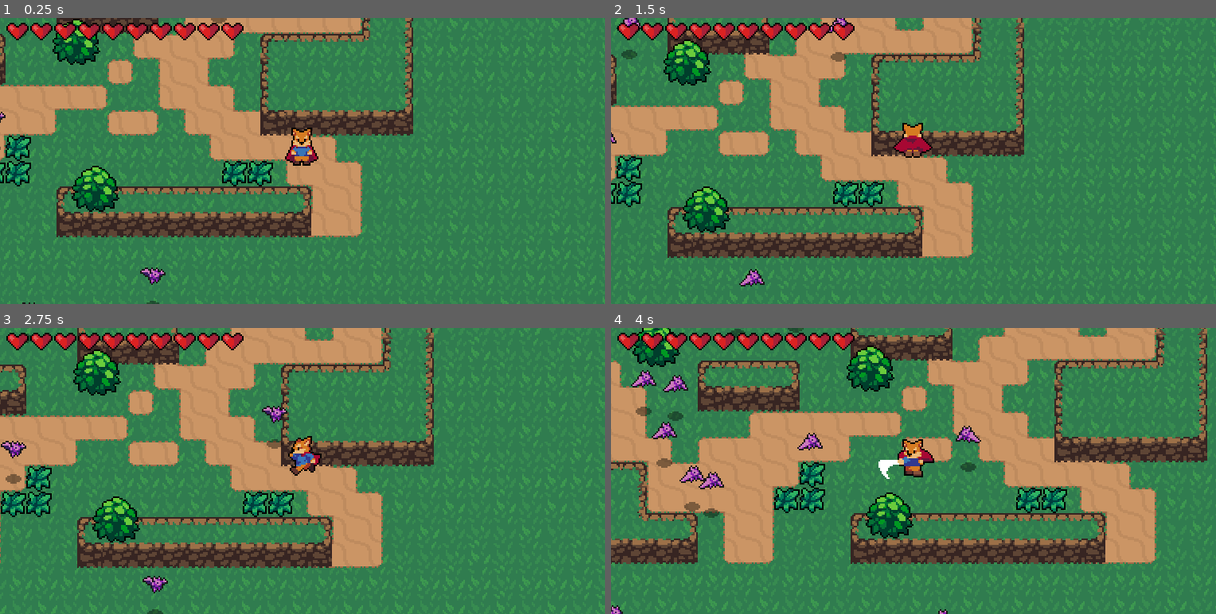
Above: before the commit, frames 1-4 (two rows, left to right).
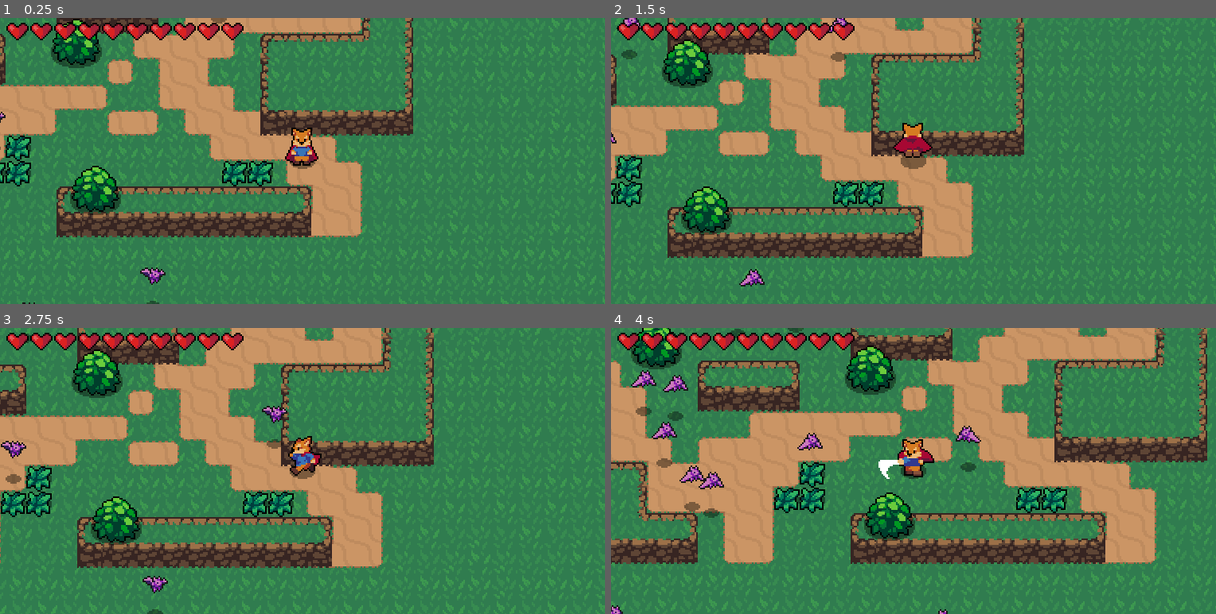
Above: after the commit, the same moments.

Repository: OlexYakov/godot_tutorial
Game: Godot game, scene res://World.tscn
The game is run twice, just before and just after one commit, with the same random seed, the same clock (stepped at 60 frames per second) and the same inputs.
Inputs:
- Up to frame 1 (0.25 s): no input
- Up to frame 2 (1.5 s): hold W (ui_up) from 0.53 s (still down); tap J (attack) at 0.6 s; tap Space (roll) at 1.35 s
- Up to frame 3 (2.75 s): release W (ui_up) at 2.03 s; hold A (ui_left) from 2.03 s (still down); tap J (attack) at 2.1 s
- Up to frame 4 (4 s): tap Space (roll) at 2.85 s; release A (ui_left) at 3.53 s; hold S (ui_down) from 3.53 s (still down); tap J (attack) at 3.6 s

The runs differ from the first frame. In frame 1, 0.5% of the frame differs, in the area x 0-53%, y 9-69%; in frame 2, 0.5%; in frame 3, 0.5%; in frame 4, 0.6%, in the area x 3-76%, y 6-75%.

Commit message:
white shader and iframe blink on player

Diff:
--- a/Hurtboxes + Hitboxes/Hurtbox.gd
+++ b/Hurtboxes + Hitboxes/Hurtbox.gd
@@ -21,6 +21,8 @@
 	get_tree().current_scene.add_child(e)
 
 signal damage_taken
+signal invencibility_started
+signal invencibility_ended
 
 func _on_Hurtbox_area_entered(area):
 	if invincible : return
@@ -29,9 +31,11 @@
 		create_hurt_effect()
 	if iframeTime > 0 :
 		invincible = true
+		emit_signal("invencibility_started")
 		set_deferred("monitoring",false)
 		iframeTimer.start(iframeTime)
 
 func _on_IFrameTimer_timeout():
 	monitoring = true
 	invincible = false
+	emit_signal("invencibility_ended")
--- a/Player/Player.gd
+++ b/Player/Player.gd
@@ -14,6 +14,7 @@
 var roll_dir := Vector2.DOWN
 onready var animationTree = $AnimationTree
 onready var animationState = $AnimationTree.get("parameters/playback")
+onready var IFrameAnimationPlayer = $IFrameAnimation
 onready var swordDirection = $HitboxPivot/SwordHitbox
 onready var hurtbox = $Hurtbox
 onready var stats = PlayerStats
@@ -28,6 +29,8 @@
 	swordDirection.hit_direction = Vector2.LEFT
 	stats.connect("health_depleted",self,"_on_health_depleted")
 	hurtbox.connect("damage_taken",self,"damage_taken_handler")
+	hurtbox.connect("invencibility_started",self,"play_flash_animation")
+	hurtbox.connect("invencibility_ended",self,"stop_flash_animation")
 	cameraRemoteTransform.remote_path = get_node(camera_node_path).get_path()
 
 func _process(_delta):
@@ -92,3 +95,8 @@
 
 func damage_taken_handler(damage):
 	PlayerStats.health -= damage
+
+func play_flash_animation():
+	IFrameAnimationPlayer.play("Start")
+func stop_flash_animation():
+	IFrameAnimationPlayer.play("End")
--- a/Player/Player.tscn
+++ b/Player/Player.tscn
@@ -1,10 +1,16 @@
-[gd_scene load_steps=54 format=2]
+[gd_scene load_steps=59 format=2]
 
 [ext_resource path="res://Player/Player.png" type="Texture" id=1]
 [ext_resource path="res://Player/Player.gd" type="Script" id=2]
 [ext_resource path="res://Hurtboxes + Hitboxes/Hitbox.tscn" type="PackedScene" id=3]
 [ext_resource path="res://Player/SwordHitbox.gd" type="Script" id=4]
 [ext_resource path="res://Hurtboxes + Hitboxes/Hurtbox.tscn" type="PackedScene" id=5]
+[ext_resource path="res://Shadows/MediumShadow.png" type="Texture" id=6]
+[ext_resource path="res://White.shader" type="Shader" id=7]
+
+[sub_resource type="ShaderMaterial" id=50]
+shader = ExtResource( 7 )
+shader_param/active = false
 
 [sub_resource type="CapsuleShape2D" id=1]
 radius = 3.1516
@@ -610,6 +616,39 @@
 radius = 4.0
 height = 8.0
 
+[sub_resource type="Animation" id=52]
+resource_name = "End"
+length = 0.1
+tracks/0/type = "value"
+tracks/0/path = NodePath("Sprite:material:shader_param/active")
+tracks/0/interp = 1
+tracks/0/loop_wrap = true
+tracks/0/imported = false
+tracks/0/enabled = true
+tracks/0/keys = {
+"times": PoolRealArray( 0 ),
+"transitions": PoolRealArray( 1 ),
+"update": 1,
+"values": [ false ]
+}
+
+[sub_resource type="Animation" id=51]
+resource_name = "Start"
+length = 0.4
+loop = true
+tracks/0/type = "value"
+tracks/0/path = NodePath("Sprite:material:shader_param/active")
+tracks/0/interp = 1
+tracks/0/loop_wrap = true
+tracks/0/imported = false
+tracks/0/enabled = true
+tracks/0/keys = {
+"times": PoolRealArray( 0, 0.2 ),
+"transitions": PoolRealArray( 1, 1 ),
+"update": 1,
+"values": [ true, false ]
+}
+
 [node name="KinematicBody2D" type="KinematicBody2D"]
 collision_layer = 2
 collision_mask = 257
@@ -621,7 +660,11 @@
 
 [node name="RemoteTransform2D" type="RemoteTransform2D" parent="."]
 
+[node name="Shadow" type="Sprite" parent="."]
+texture = ExtResource( 6 )
+
 [node name="Sprite" type="Sprite" parent="."]
+material = SubResource( 50 )
 position = Vector2( 0, -10 )
 texture = ExtResource( 1 )
 hframes = 60
@@ -685,6 +728,11 @@
 [node name="CollisionShape2D" parent="Hurtbox" index="0"]
 shape = SubResource( 48 )
 
+[node name="IFrameAnimation" type="AnimationPlayer" parent="."]
+autoplay = "End"
+anims/End = SubResource( 52 )
+anims/Start = SubResource( 51 )
+
 [editable path="HitboxPivot/SwordHitbox"]
 
 [editable path="Hurtbox"]
--- /dev/null
+++ b/White.shader
@@ -0,0 +1,9 @@
+shader_type canvas_item;
+uniform bool active = false;
+
+void fragment(){
+	vec4 color = texture(TEXTURE,UV);
+	if (active)
+		color.rgb = vec3(1,1,1);
+	COLOR =  color;
+}
--- a/World.tscn
+++ b/World.tscn
@@ -622,6 +622,7 @@
 
 [node name="AnimatedSprite" parent="Entities/YSort/BatBoss" index="0"]
 position = Vector2( 1.90735e-06, -8.26023 )
+frame = 4
 
 [node name="Hurtbox" parent="Entities/YSort/BatBoss" index="3"]
 position = Vector2( 0, 1.5102 )
--- a/World/Bush.tscn
+++ b/World/Bush.tscn
@@ -1,6 +1,7 @@
-[gd_scene load_steps=10 format=2]
+[gd_scene load_steps=11 format=2]
 
 [ext_resource path="res://World/Bush.png" type="Texture" id=1]
+[ext_resource path="res://Shadows/LargeShadow.png" type="Texture" id=2]
 [ext_resource path="res://Effects/GrassEffect.png" type="Texture" id=3]
 
 [sub_resource type="CapsuleShape2D" id=1]
@@ -37,11 +38,15 @@
 
 [node name="StaticBody2D" type="StaticBody2D"]
 
+[node name="Shadow" type="Sprite" parent="."]
+texture = ExtResource( 2 )
+
 [node name="Sprite" type="Sprite" parent="."]
 position = Vector2( 0.110996, -5.75877 )
 texture = ExtResource( 1 )
 
 [node name="CollisionShape2D" type="CollisionShape2D" parent="."]
+visible = false
 rotation = 1.5708
 shape = SubResource( 1 )
 
--- a/World/Grass.tscn
+++ b/World/Grass.tscn
@@ -1,5 +1,6 @@
-[gd_scene load_steps=5 format=2]
+[gd_scene load_steps=6 format=2]
 
+[ext_resource path="res://Shadows/MediumShadow.png" type="Texture" id=1]
 [ext_resource path="res://World/Grass.png" type="Texture" id=2]
 [ext_resource path="res://Hurtboxes + Hitboxes/Hurtbox.tscn" type="PackedScene" id=3]
 [ext_resource path="res://World/Grass.gd" type="Script" id=4]
@@ -10,10 +11,14 @@
 [node name="Grass" type="Node2D"]
 script = ExtResource( 4 )
 
+[node name="Shadow" type="Sprite" parent="."]
+texture = ExtResource( 1 )
+
 [node name="Sprite" type="Sprite" parent="."]
 texture = ExtResource( 2 )
 
 [node name="Hurtbox" parent="." instance=ExtResource( 3 )]
+visible = false
 collision_layer = 32
 collision_mask = 0
 hitEffectEnabled = false
Not shown, changed: .mono/metadata/ide_messaging_meta.txt
